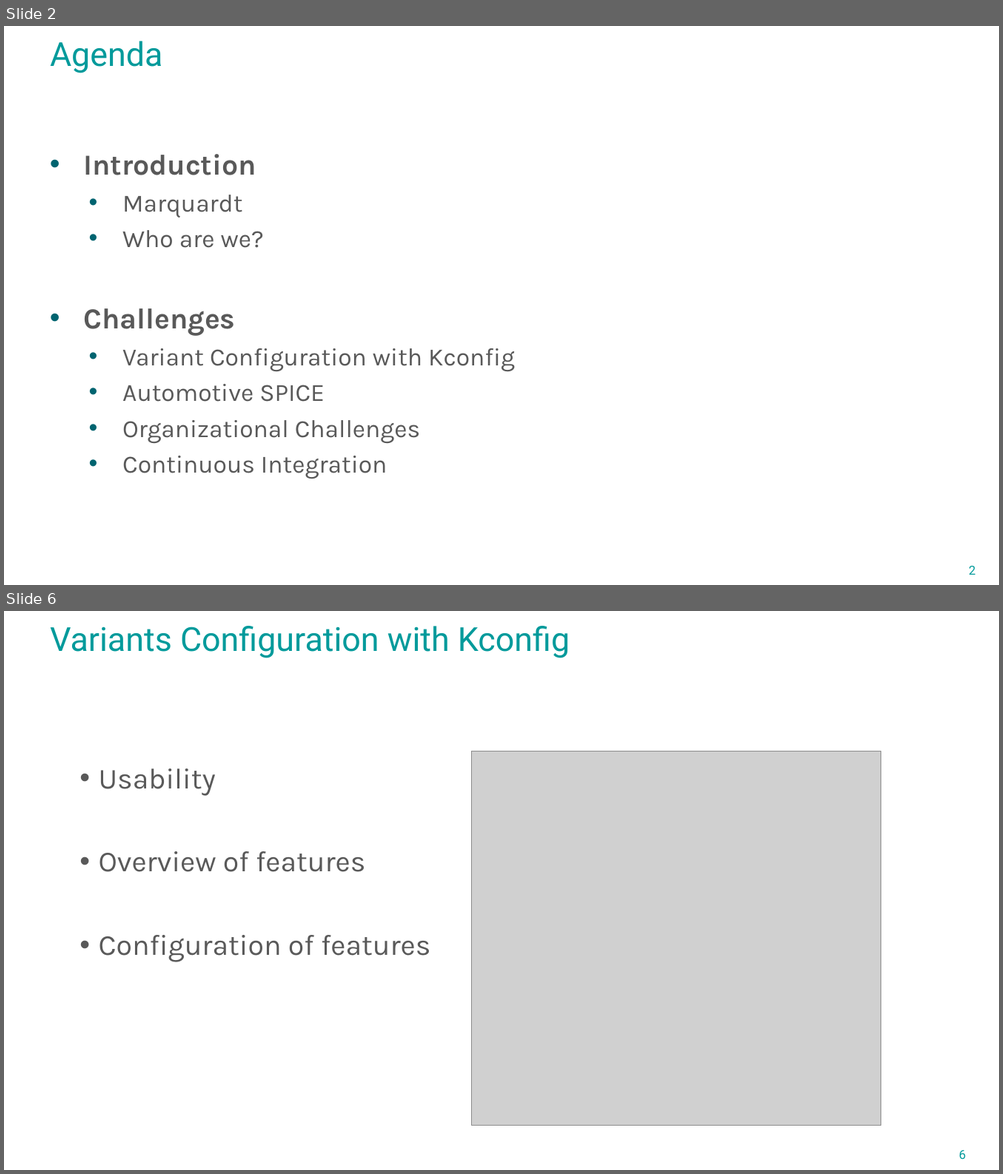
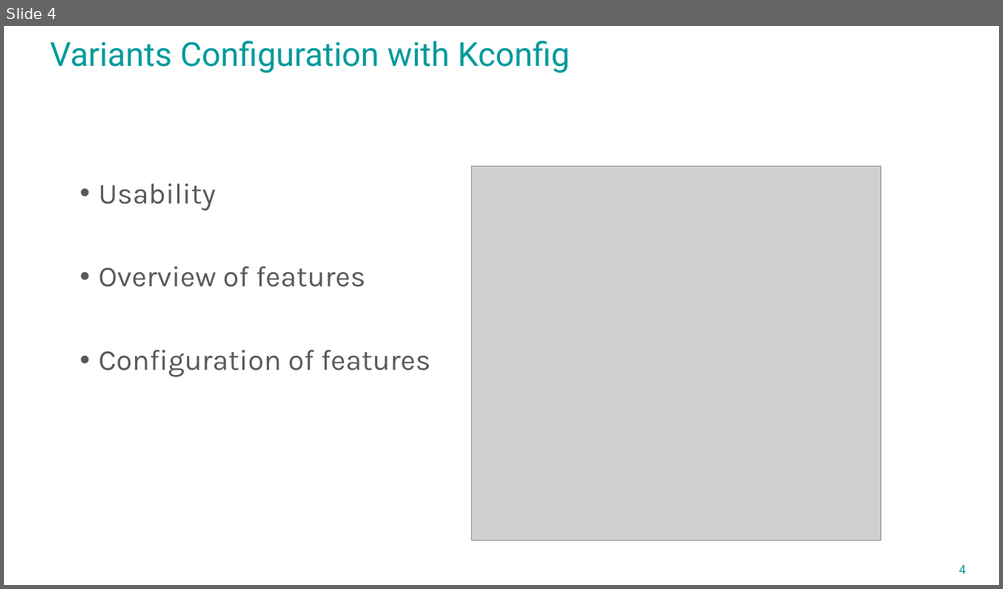
Before and after one commit to avengineers/SPLC2023, a slide deck: Challenges_at_Marquardt.pptx. Shown one above the other, each under a label of ours: slides 2 and 6 before the commit, slide 4 after it; the slides between them are not shown. The pictures are 1003x1174 and 1003x589 pixels, drawn with LibreOffice and Linux fonts; fonts in the diff are those of the drawing; grey boxes stand for pictures; background and template pictures are left out. Boxes give left, top, right and bottom in pixels: in the first picture for what was removed or moved away, otherwise in the second. Text is boxed around its words. In the diff, an @@ line names an element or a change of style, - is before the commit and + after.

```diff
--- a/Challenges_at_Marquardt.pptx
+++ b/Challenges_at_Marquardt.pptx
@@ slide 2 removed at [4, 26, 999, 585], background #FFFFFF @@
@@ title removed at [50, 41, 162, 73] @@
-Agenda
@@ text removed at [83, 154, 515, 479] @@
-• Introduction
-  • Marquardt
-  • Who are we?
-• Challenges
-  • Variant Configuration with Kconfig
-  • Automotive SPICE
-  • Organizational Challenges
-  • Continuous Integration
@@ page number removed at [968, 566, 975, 575] @@
-2
@@ what was slide 6 is now slide 4 @@
@@ page number at [959, 565, 965, 574]: text changed @@
-6
+4
```
Also in this commit, not shown: 3 slides changed, 1 other slide removed.
